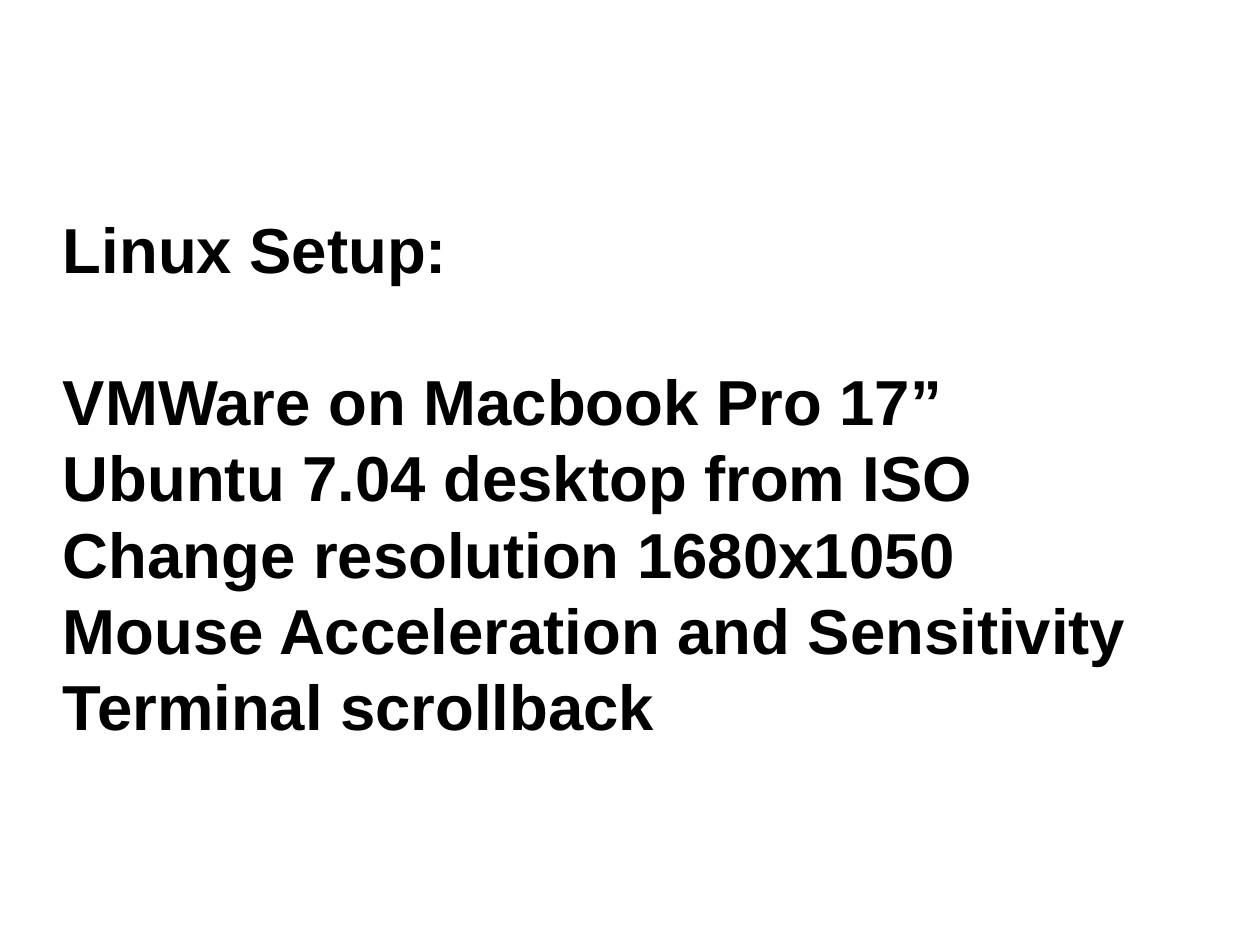
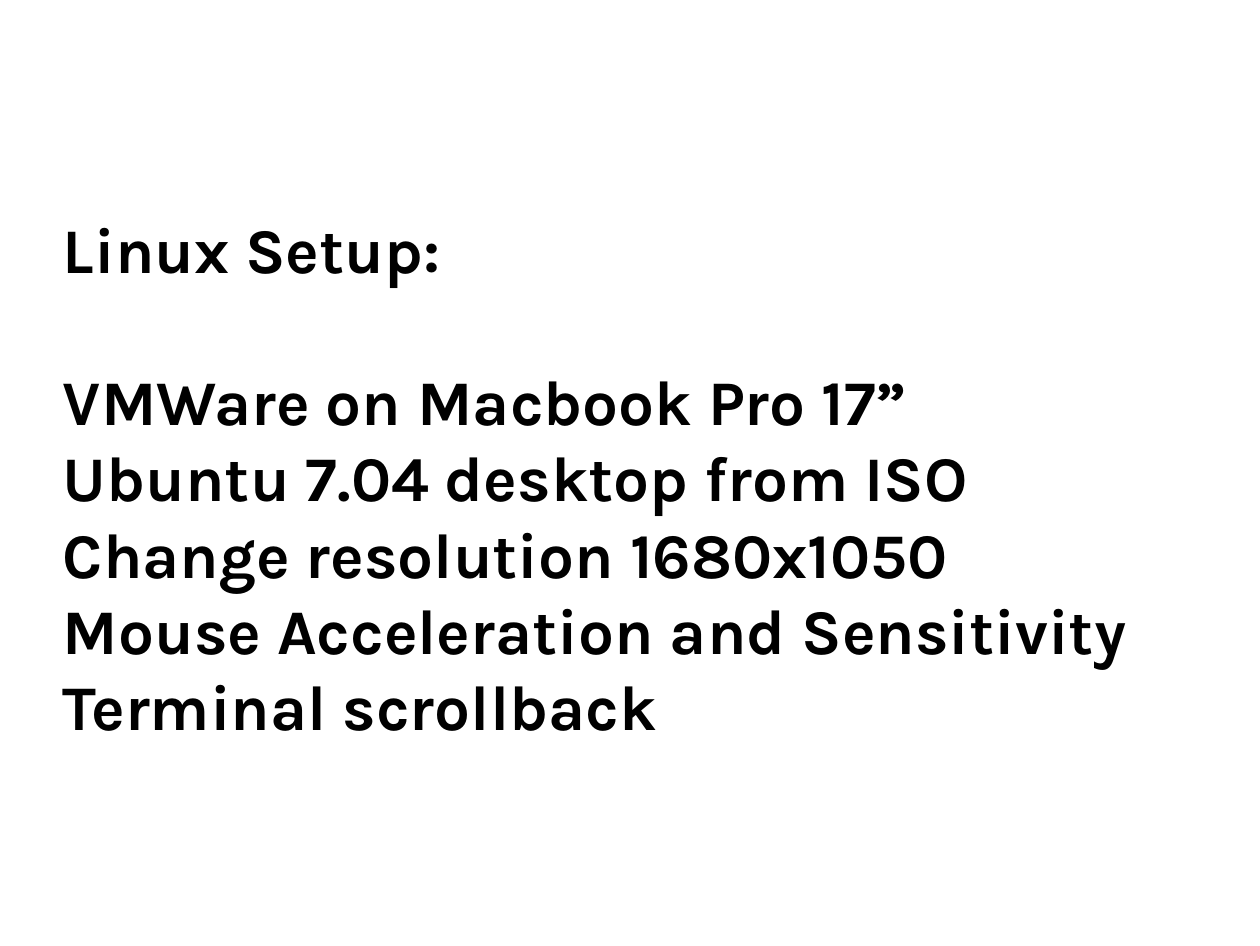
Before and after one commit to thewoolleyman/ci_for_the_rails_guy_or_gal, a slide deck: slide 43 of presentation/ci_for_the_web_2.0_guy_or_gal.odp. Drawn at 1260x946 pixels with LibreOffice and Linux fonts; fonts in the diff are those of the drawing. Boxes give left, top, right and bottom in pixels: in the first picture for what was removed or moved away, otherwise in the second. Text is boxed around its words. In the diff, an @@ line names an element or a change of style, - is before the commit and + after.

Commit message:
format fonts for linux

```diff
--- a/presentation/ci_for_the_web_2.0_guy_or_gal.odp
+++ b/presentation/ci_for_the_web_2.0_guy_or_gal.odp
@@ title at (63,227,1126,731): text changed; font Arial to Karla @@
-Linux Setup:
-VMWare on Macbook Pro 17”
-Ubuntu 7.04 desktop from ISO
-Change resolution 1680x1050
-Mouse Acceleration and Sensitivity
-Terminal scrollback
+Linux Setup:
+VMWare on Macbook Pro 17”
+Ubuntu 7.04 desktop from ISO
+Change resolution 1680x1050
+Mouse Acceleration and Sensitivity
+Terminal scrollback
```
Also in this commit, not shown: 91 other slides changed, 1 slide removed.
